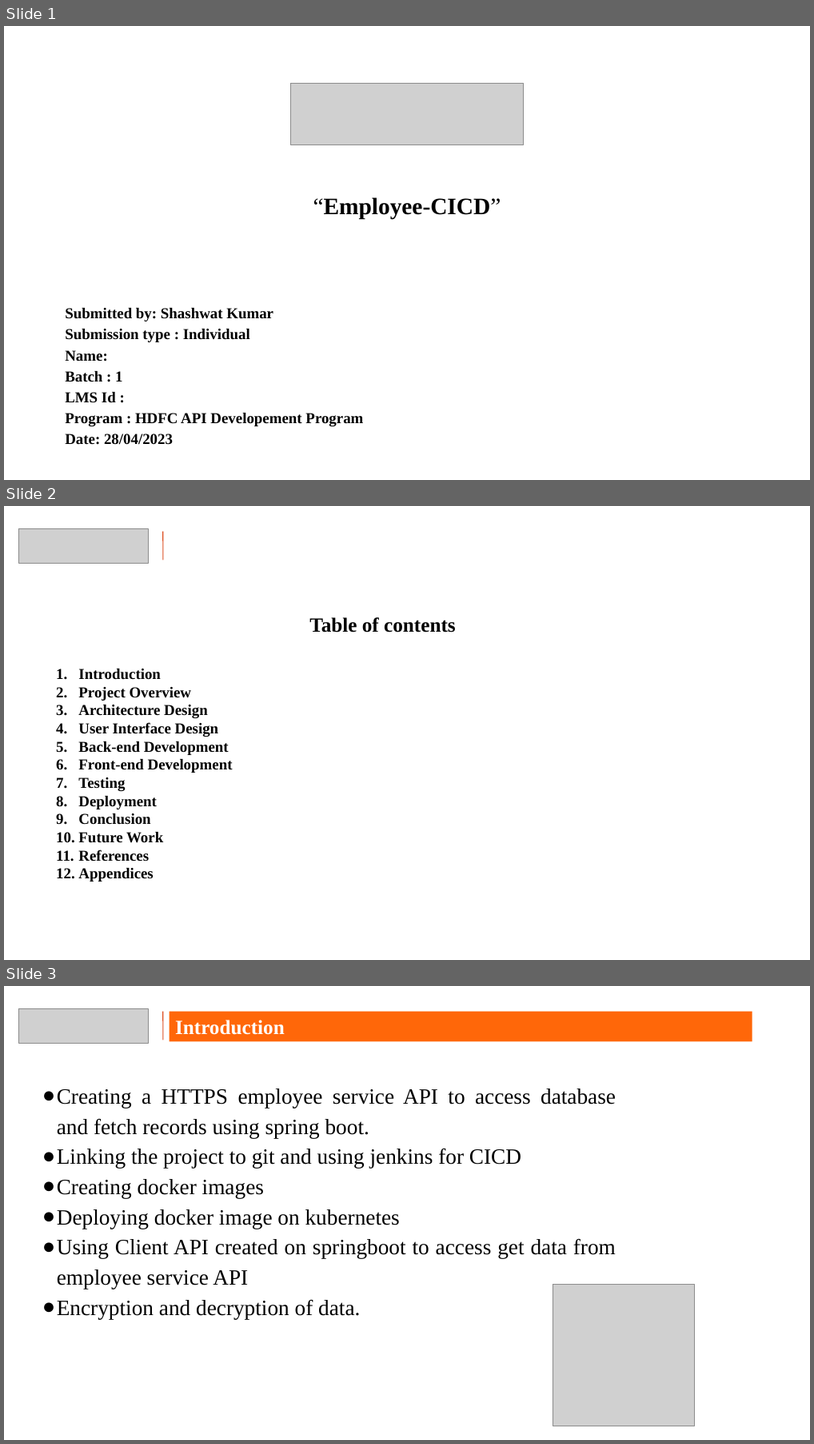
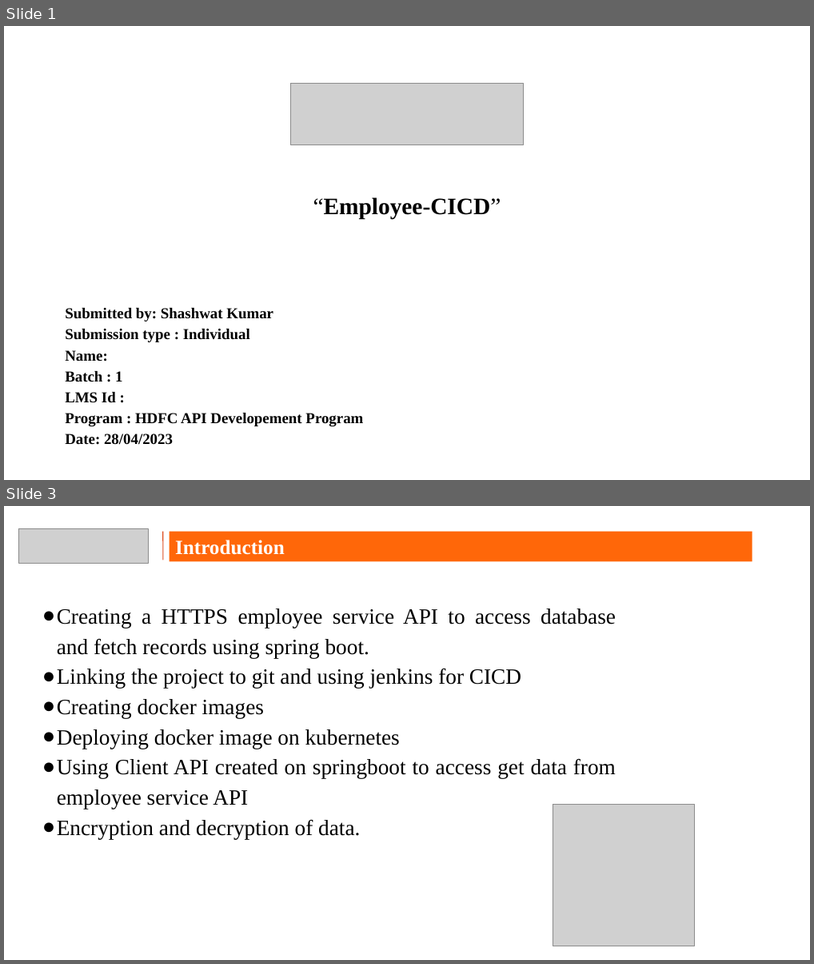
Before and after one commit to satanpotato98/HDFC-Capstone-Project, a slide deck: Capstone_Project.pptx. Shown one above the other, each under a label of ours: slides 1, 2 and 3 before the commit, slides 1 and 3 after it; the slides between them are not shown. The pictures are 814x1444 and 814x964 pixels, drawn with LibreOffice and Linux fonts; fonts in the diff are those of the drawing; grey boxes stand for pictures; background and template pictures are left out. Boxes give left, top, right and bottom in pixels: in the first picture for what was removed or moved away, otherwise in the second. Text is boxed around its words. In the diff, an @@ line names an element or a change of style, - is before the commit and + after.

```diff
--- a/Capstone_Project.pptx
+++ b/Capstone_Project.pptx
@@ slide 2 removed at bbox=[4, 506, 810, 960], background picture (left out) @@
@@ picture removed at bbox=[18, 528, 149, 563] @@
@@ line removed from (163, 532) to (163, 560) @@
@@ text removed at bbox=[78, 617, 456, 881] @@
-Table of contents
-1. Introduction
-2. Project Overview
-3. Architecture Design
-4. User Interface Design
-5. Back-end Development
-6. Front-end Development
-7. Testing
-8. Deployment
-9. Conclusion
-10. Future Work
-11. References
-12. Appendices
```
Also in this commit, not shown: 1 slide added, 1 other slide removed, 1 other file.
